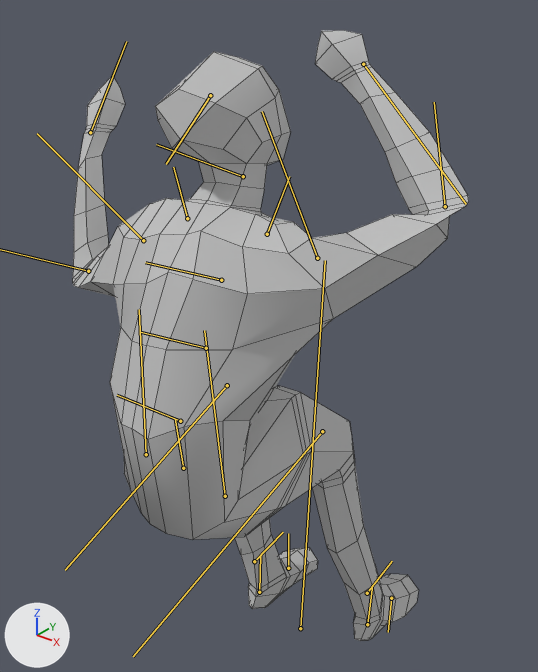
The FBX model Character/animationComponents/bossCoffeeAnimation.fbx: old version first, new version second.
Camera for both pictures: a 50 mm camera at (0.835, -1.672, 0.815) aimed at (-0.085, -0.523, 0.103). Lighting does not change. The marker at lower left points along +X, +Y and +Z. Both versions are drawn at frame 201 of the action 'Take 001'; the numbers are the values there. The bones that bend it are drawn over the model as lines. Mesh edges are drawn as thin lines.

Names of what the first picture shows: 'characterGEO'.
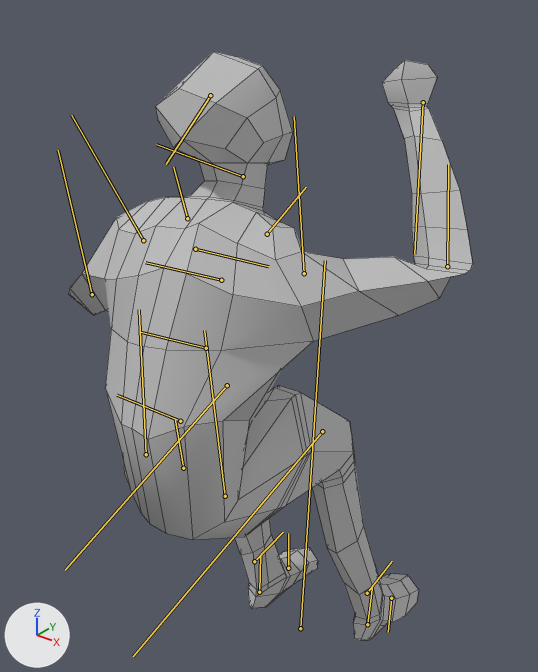
Patch to the scene script:
```diff
--- a/Character/animationComponents/bossCoffeeAnimation.fbx.py
+++ b/Character/animationComponents/bossCoffeeAnimation.fbx.py
@@ bone_clavicle_r_jnt @@
 bone_clavicle_r_jnt = bpy.data.objects['Joint_Grp'].pose.bones['Clavicle_R_Jnt']  # child of 'Upper_Back_Jnt'
-bone_clavicle_r_jnt.rotation_quaternion = (0.984, 0.049, 0.018, 0.172)  # degrees (6, 1, 20)
+bone_clavicle_r_jnt.rotation_quaternion = (0.999, 0.015, -0.044, 0.014)  # degrees (2, -5, 2)
@@ bone_wrist_r_jnt @@
 bone_wrist_r_jnt = bpy.data.objects['Joint_Grp'].pose.bones['Wrist_R_Jnt']  # child of 'Elbow_R_Jnt'
-bone_wrist_r_jnt.rotation_quaternion = (0.933, -0.269, -0.022, -0.237)  # degrees (-30, -10, -26)
+bone_wrist_r_jnt.rotation_quaternion = (0.798, -0.237, -0.054, -0.551)  # degrees (-20, -20, -66)
@@ bone_shoulder_l_jnt @@
 bone_shoulder_l_jnt = bpy.data.objects['Joint_Grp'].pose.bones['Shoulder_L_Jnt']  # child of 'Clavicle_L_Jnt'
-bone_shoulder_l_jnt.rotation_quaternion = (0.836, -0.286, -0.382, 0.27)  # degrees (-51, -29, 50)
+bone_shoulder_l_jnt.rotation_quaternion = (0.913, -0.084, -0.311, 0.249)  # degrees (-21, -32, 37)
@@ bone_elbow_l_jnt @@
 bone_elbow_l_jnt = bpy.data.objects['Joint_Grp'].pose.bones['Elbow_L_Jnt']  # child of 'Shoulder_L_Jnt'
-bone_elbow_l_jnt.rotation_quaternion = (0.726, -0.22, -0.462, 0.46)  # degrees (-57, -28, 80)
+bone_elbow_l_jnt.rotation_quaternion = (0.813, 0.065, -0.513, 0.269)  # degrees (-20, -60, 48)
```

Location of each change, [x1, y1, x2, y2] in pixels of the pictures (538 x 672 px):
'characterGEO', posed: before [73, 30, 469, 641]; after [68, 52, 473, 641]
bone 'Clavicle_R_Jnt', root to tip: before (267, 234) to (289, 176); after (267, 234) to (306, 187)
bone 'Wrist_R_Jnt', root to tip: before (363, 64) to (466, 204); after (423, 102) to (414, 254)
bone 'Shoulder_L_Jnt', root to tip: before (143, 240) to (37, 133); after (143, 240) to (71, 115)
